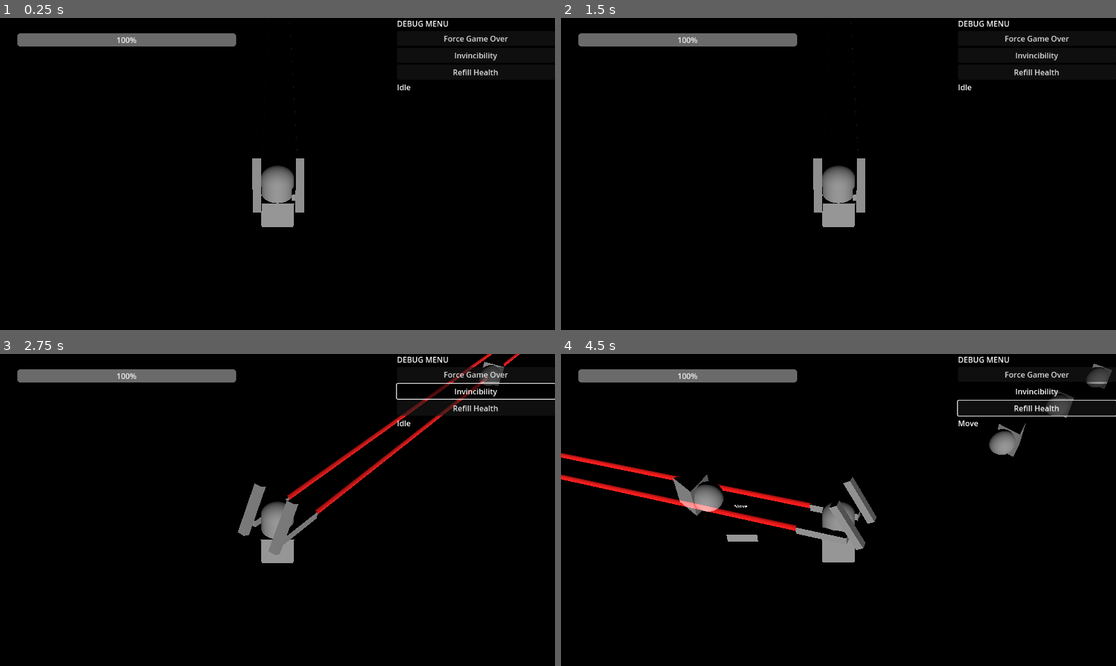
Above: before the commit, frames 1-4 (two rows, left to right).
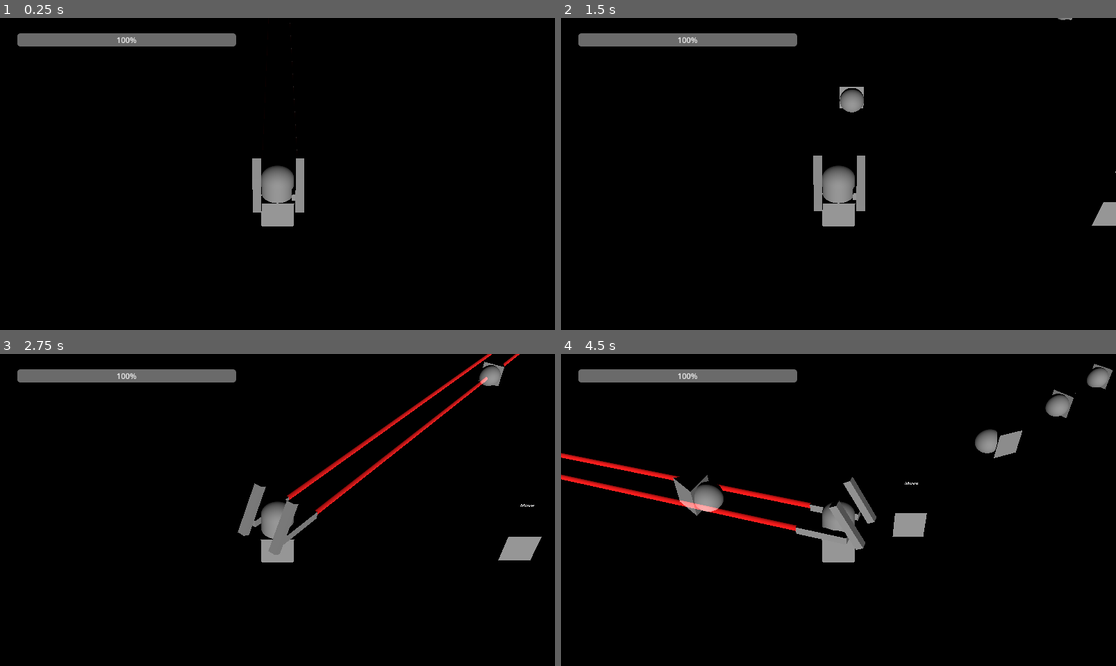
Above: after the commit, the same moments.

Repository: Boyquotes/Mech-Farmer
Game: Godot game, scene res://levels/debug.tscn
The game is run twice, just before and just after one commit, with the same random seed, the same clock (stepped at 60 frames per second) and the same inputs.
Inputs (mouse positions are in pixels of both pictures, inside the frame that each line leads up to):
- Up to frame 1 (0.25 s): no input
- Up to frame 2 (1.5 s): click (1038, 39) at 0.5 s, where only the run before the commit has a clickable "Force Game Over"; click (838, 195) at 1.25 s, where only the run before the commit has a clickable "Try Again"
- Up to frame 3 (2.75 s): click (477, 391) at 2 s, where only the run before the commit has a clickable "Invincibility"
- Up to frame 4 (4.5 s): click (1038, 407) at 2.75 s, where only the run before the commit has a clickable "Refill Health"; move the mouse to (960, 494) at 3.52 s; press the mouse at (960, 494) at 3.53 s; hold D (move_right) 3.53-4.28 s; move the mouse to (727, 525) at 4.27 s; release the mouse at (727, 525) at 4.28 s; hold S (move_down) from 4.28 s (still down); right-click (727, 525) at 4.35 s; click (727, 525) at 4.42 s

The runs differ from the first frame. In frame 1, 0.5% of the frame differs, in the area x 47-92%, y 0-68%; in frame 2, 1.1%; in frame 3, 1.6%; in frame 4, 2.2%, in the area x 0-100%, y 0-63%.

Commit message:
updated collision and enemy now takes damage

Diff:
--- a/levels/debug.tscn
+++ b/levels/debug.tscn
@@ -97,6 +97,7 @@
 mesh = SubResource("BoxMesh_cjdg6")
 
 [node name="Enemy" parent="." instance=ExtResource("5_5ius6")]
+transform = Transform3D(1, 0, 0, 0, 1, 0, 0, 0, 1, 9.67098, 1.5, 0)
 
 [node name="GameManager" type="Node" parent="."]
 script = ExtResource("6_c4vho")
--- a/prefabs/debug/debug.tscn
+++ b/prefabs/debug/debug.tscn
@@ -6,6 +6,7 @@
 script = ExtResource("1_aaavw")
 
 [node name="DebugContainer" type="VBoxContainer" parent="."]
+visible = false
 anchors_preset = 1
 anchor_left = 1.0
 anchor_right = 1.0
--- a/prefabs/projectiles/bullet.tscn
+++ b/prefabs/projectiles/bullet.tscn
@@ -1,22 +1,29 @@
-[gd_scene load_steps=4 format=3 uid="uid://chf5iy4cu6p6o"]
+[gd_scene load_steps=5 format=3 uid="uid://chf5iy4cu6p6o"]
+
+[ext_resource type="Script" path="res://scripts/weapons/debug_bullet.gd" id="1_nupi4"]
 
 [sub_resource type="SphereMesh" id="SphereMesh_tknyc"]
 
-[sub_resource type="SphereShape3D" id="SphereShape3D_07err"]
+[sub_resource type="BoxShape3D" id="BoxShape3D_kwc7a"]
 
 [sub_resource type="PrismMesh" id="PrismMesh_t8a45"]
 
-[node name="Bullet" type="RigidBody3D"]
+[node name="DebugBullet" type="RigidBody3D"]
 collision_layer = 8
 collision_mask = 4
 gravity_scale = 0.0
+max_contacts_reported = 1
+contact_monitor = true
+script = ExtResource("1_nupi4")
 
 [node name="MeshInstance3D" type="MeshInstance3D" parent="."]
 mesh = SubResource("SphereMesh_tknyc")
 
 [node name="CollisionShape3D" type="CollisionShape3D" parent="."]
-shape = SubResource("SphereShape3D_07err")
+shape = SubResource("BoxShape3D_kwc7a")
 
 [node name="MeshInstance3D2" type="MeshInstance3D" parent="."]
 transform = Transform3D(1, 0, 0, 0, -4.37114e-08, 1, 0, -1, -4.37114e-08, 0, 0, -0.740783)
 mesh = SubResource("PrismMesh_t8a45")
+
+[connection signal="body_entered" from="." to="." method="_on_body_entered"]
--- a/scripts/enemy/basic/state_machine.gd
+++ b/scripts/enemy/basic/state_machine.gd
@@ -4,6 +4,11 @@
 
 var states_stack = []
 var current_state = null
+
+@export var max_health:= 20
+
+@onready var health = max_health
+@onready var invincible := false
 
 @onready var target = get_node("%Player")
 @onready var states_map = {
@@ -34,3 +39,14 @@
 	if state_name != "previous":
 		current_state.enter()
 	emit_signal("state_changed", states_stack)
+
+func take_damage(damage_value):
+	if invincible:
+		return
+	health -= damage_value
+	# health_adjust.emit(health)
+	check_death()
+
+func check_death():
+	if health <= 0:
+		queue_free()
--- a/scripts/player/state_machine.gd
+++ b/scripts/player/state_machine.gd
@@ -10,8 +10,6 @@
 
 @export var bullet_scene: PackedScene
 @export var max_health:= 20
-
-@onready var torso = get_node("Torso/Guns")
 
 @onready var health = max_health
 @onready var invincible := false
--- a/scripts/player/states/motion/motion.gd
+++ b/scripts/player/states/motion/motion.gd
@@ -23,7 +23,6 @@
 	var ray_end = ray_origin + camera.project_ray_normal(mouse_pos) * 2000
 	var ray_properties = PhysicsRayQueryParameters3D.create(ray_origin, ray_end, 16)
 	var ray_array = space_state.intersect_ray(ray_properties)
-	print(ray_array)
 
 	var hit_pos
 	if ray_array.has("position"):
--- /dev/null
+++ b/scripts/weapons/debug_bullet.gd
@@ -0,0 +1,17 @@
+extends RigidBody3D
+
+@export var damage = 10
+
+# Called when the node enters the scene tree for the first time.
+func _ready():
+	pass # Replace with function body.
+
+
+# Called every frame. 'delta' is the elapsed time since the previous frame.
+func _process(delta):
+	pass
+
+
+func _on_body_entered(body:Node):
+	if body.has_method("take_damage"):
+		body.take_damage(damage)
